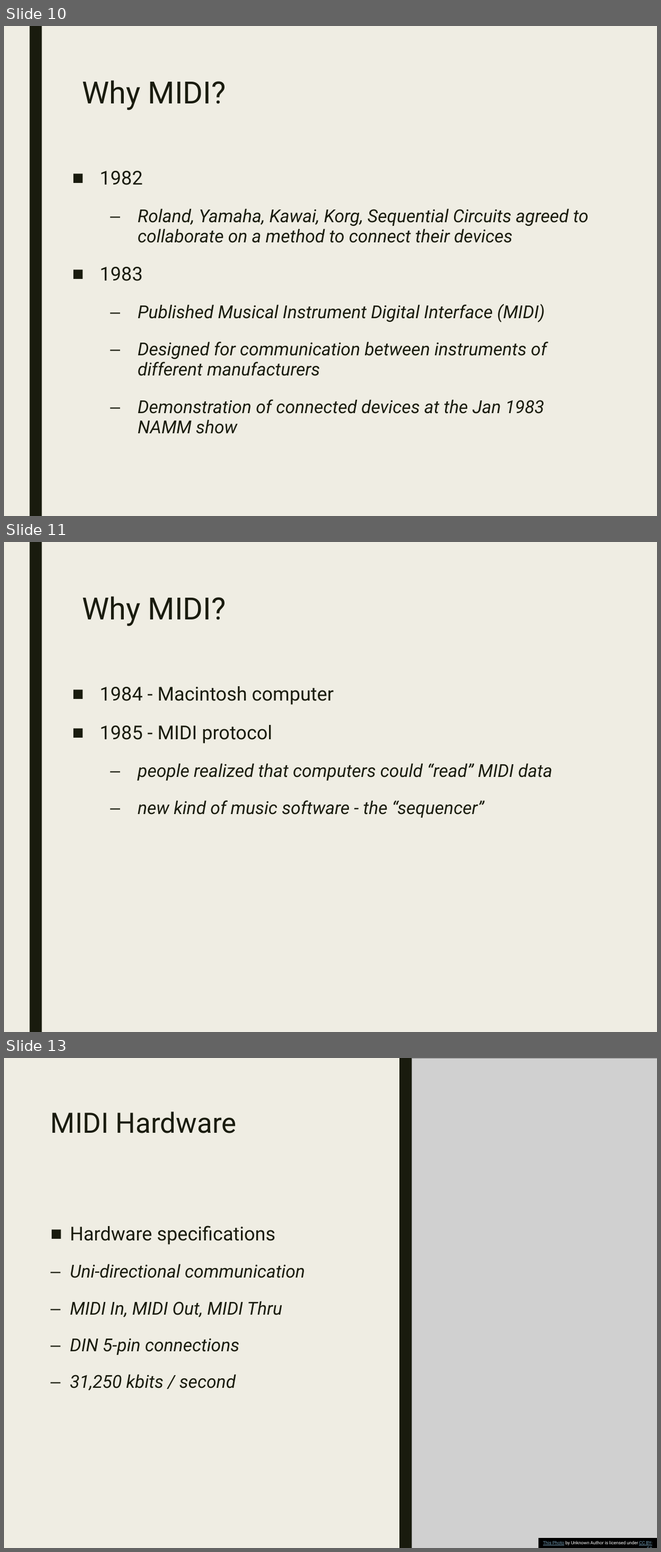
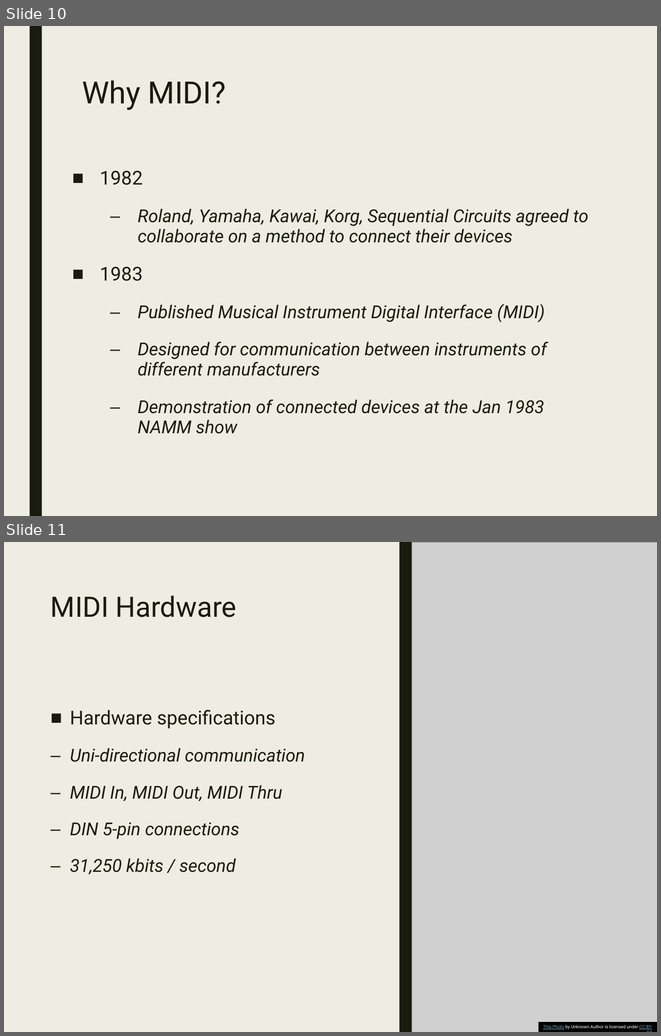
Before and after one commit to lsu-emdm/Max-at-LSU, a slide deck: fall_2022/presentations/Representing Musical Information.pptx. Shown one above the other, each under a label of ours: slides 10, 11 and 13 before the commit, slides 10 and 11 after it; the slides between them are not shown. The pictures are 661x1552 and 661x1036 pixels, drawn with LibreOffice and Linux fonts; fonts in the diff are those of the drawing; grey boxes stand for pictures. Boxes give left, top, right and bottom in pixels: in the first picture for what was removed or moved away, otherwise in the second. Text is boxed around its words. In the diff, an @@ line names an element or a change of style, - is before the commit and + after.

```diff
--- a/fall_2022/presentations/Representing Musical Information.pptx
+++ b/fall_2022/presentations/Representing Musical Information.pptx
@@ slide 11 removed at [4,542,657,1032], background #EFEDE3; not listed: 1 template element that a slide beside it also shows @@
@@ title removed at [82,596,226,626] @@
-Why MIDI?
@@ text removed at [100,686,553,818] @@
-■ 1984 - Macintosh computer
-■ 1985 - MIDI protocol
-  – people realized that computers could “read” MIDI data
-  – new kind of music software - the “sequencer”
@@ what was slide 13 is now slide 11 @@
```
Also in this commit, not shown: 1 slide changed, 7 other slides removed, 18 other files.
